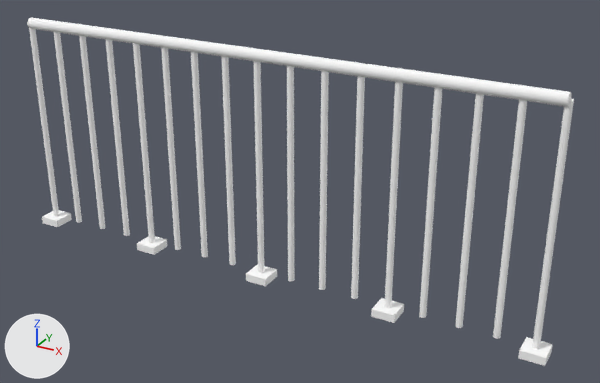
The glTF model godot/models/roof_guardrail.glb as it was, and as the next commit left it.
Both versions are drawn from a 50 mm camera at (1.69, -2.72, 1.82) aimed at (0.16, 0.05, 0.43). Lighting does not change. The marker at lower left points along +X, +Y and +Z. The picture after the commit comes second. Where no turn or scale is listed for an object, it has been applied to the vertices. Vertices at exactly the same position are counted once.

The first picture shows 'single_top_handrail', 'slim_upright.001', 'slim_upright.005', 'slim_upright.006', 'slim_upright.007', 'slim_upright.008', 'slim_upright.009', 'slim_upright.010', 'slim_upright.011', 'slim_upright.012', 'slim_upright.013', 'slim_upright.014', 'slim_upright.015', 'slim_upright.016' and 9 more.
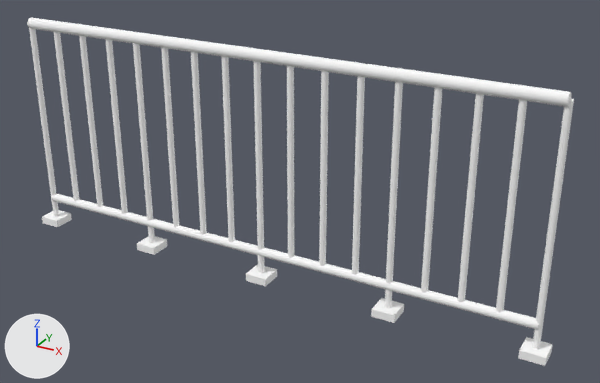
Where the newer file only moved an object's origin or applied its transform, the numbers keep the older frame.

Location of each change, (x1, y1, x2, y2) in pixels of the pictures (600 x 383 px):
'infill_lower_rail', added: after (51, 193, 539, 330)
'slim_upright.015', moved, rescaled (9% narrower, 11% shorter): before (493, 100, 527, 339); after (496, 100, 527, 313)
'slim_upright.014', moved, rescaled (10% narrower, 11% shorter): before (455, 94, 484, 328); after (458, 94, 484, 302)
'slim_upright.013', moved, rescaled (8% narrower, 11% shorter): before (419, 88, 442, 318); after (421, 88, 442, 293)
'slim_upright.011', moved, rescaled (7% narrower, 11% shorter): before (351, 76, 365, 299); after (352, 76, 365, 275)
'slim_upright.010', moved, rescaled (11% shorter): before (319, 71, 329, 290); after (319, 71, 329, 266)
'slim_upright.009', moved, rescaled: before (287, 66, 295, 281); after (287, 66, 294, 258)
'slim_upright.007', moved, rescaled (6% narrower, 11% shorter): before (221, 56, 236, 265); after (221, 56, 235, 242)
'slim_upright.006', moved, rescaled (11% shorter): before (191, 52, 208, 257); after (191, 52, 207, 235)
'slim_upright.005', moved, rescaled (10% narrower, 11% shorter): before (161, 48, 181, 250); after (161, 48, 179, 228)
'slim_upright.001', moved, rescaled (10% narrower, 11% shorter): before (54, 32, 82, 223); after (54, 32, 79, 201)

What changed in the scene script:
```text
Change me_slim_upright_001:
    remove me_slim_upright_001.from_pydata(...)  # 64 vertices, 124 faces; spans x -0.014..0.014, y -0.014..0.014, z -0.482..0.482
    add me_slim_upright_001.from_pydata(...)  # 64 vertices, 124 faces; spans x -0.014..0.014, y -0.014..0.014, z -0.382..0.483
    me_slim_upright_001 part 1: the whole mesh is scaled about its middle by (1, 1, 0.896), then moved by (0.0, 0.0, 0.05)
Change me_slim_upright_005:
    remove me_slim_upright_005.from_pydata(...)  # 64 vertices, 124 faces; spans x -0.014..0.014, y -0.014..0.014, z -0.482..0.482
    add me_slim_upright_005.from_pydata(...)  # 64 vertices, 124 faces; spans x -0.014..0.014, y -0.014..0.014, z -0.382..0.483
    me_slim_upright_005 part 2: the whole mesh is scaled about its middle by (1, 1, 0.896), then moved by (0.0, 0.0, 0.05)
Change me_slim_upright_006:
    remove me_slim_upright_006.from_pydata(...)  # 64 vertices, 124 faces; spans x -0.014..0.014, y -0.014..0.014, z -0.482..0.482
    add me_slim_upright_006.from_pydata(...)  # 64 vertices, 124 faces; spans x -0.014..0.014, y -0.014..0.014, z -0.382..0.483
    me_slim_upright_006 part 3: the whole mesh is scaled about its middle by (1, 1, 0.896), then moved by (0.0, 0.0, 0.05)
Change me_slim_upright_007:
    remove me_slim_upright_007.from_pydata(...)  # 64 vertices, 124 faces; spans x -0.014..0.014, y -0.014..0.014, z -0.482..0.482
    add me_slim_upright_007.from_pydata(...)  # 64 vertices, 124 faces; spans x -0.014..0.014, y -0.014..0.014, z -0.382..0.483
    me_slim_upright_007 part 4: the whole mesh is scaled about its middle by (1, 1, 0.896), then moved by (0.0, 0.0, 0.05)
Change me_slim_upright_009:
    remove me_slim_upright_009.from_pydata(...)  # 64 vertices, 124 faces; spans x -0.014..0.014, y -0.014..0.014, z -0.482..0.482
    add me_slim_upright_009.from_pydata(...)  # 64 vertices, 124 faces; spans x -0.014..0.014, y -0.014..0.014, z -0.382..0.483
    me_slim_upright_009 part 5: the whole mesh is scaled about its middle by (1, 1, 0.896), then moved by (0.0, 0.0, 0.05)
Change me_slim_upright_010:
    remove me_slim_upright_010.from_pydata(...)  # 64 vertices, 124 faces; spans x -0.014..0.014, y -0.014..0.014, z -0.482..0.482
    add me_slim_upright_010.from_pydata(...)  # 64 vertices, 124 faces; spans x -0.014..0.014, y -0.014..0.014, z -0.382..0.483
    me_slim_upright_010 part 6: the whole mesh is scaled about its middle by (1, 1, 0.896), then moved by (0.0, 0.0, 0.05)
Change me_slim_upright_011:
    remove me_slim_upright_011.from_pydata(...)  # 64 vertices, 124 faces; spans x -0.014..0.014, y -0.014..0.014, z -0.482..0.482
    add me_slim_upright_011.from_pydata(...)  # 64 vertices, 124 faces; spans x -0.014..0.014, y -0.014..0.014, z -0.382..0.483
    me_slim_upright_011 part 7: the whole mesh is scaled about its middle by (1, 1, 0.896), then moved by (0.0, 0.0, 0.05)
Change me_slim_upright_013:
    remove me_slim_upright_013.from_pydata(...)  # 64 vertices, 124 faces; spans x -0.014..0.014, y -0.014..0.014, z -0.482..0.482
    add me_slim_upright_013.from_pydata(...)  # 64 vertices, 124 faces; spans x -0.014..0.014, y -0.014..0.014, z -0.382..0.483
    me_slim_upright_013 part 8: the whole mesh is scaled about its middle by (1, 1, 0.896), then moved by (0.0, 0.0, 0.05)
Change me_slim_upright_014:
    remove me_slim_upright_014.from_pydata(...)  # 64 vertices, 124 faces; spans x -0.014..0.014, y -0.014..0.014, z -0.482..0.482
    add me_slim_upright_014.from_pydata(...)  # 64 vertices, 124 faces; spans x -0.014..0.014, y -0.014..0.014, z -0.382..0.483
    me_slim_upright_014 part 9: the whole mesh is scaled about its middle by (1, 1, 0.896), then moved by (0.0, 0.0, 0.05)
Change me_slim_upright_015:
    remove me_slim_upright_015.from_pydata(...)  # 64 vertices, 124 faces; spans x -0.014..0.014, y -0.014..0.014, z -0.482..0.482
    add me_slim_upright_015.from_pydata(...)  # 64 vertices, 124 faces; spans x -0.014..0.014, y -0.014..0.014, z -0.382..0.483
    me_slim_upright_015 part 10: the whole mesh is scaled about its middle by (1, 1, 0.896), then moved by (0.0, 0.0, 0.05)
Add ob_infill_lower_rail:
    ob_infill_lower_rail = bpy.data.objects.new('infill_lower_rail', me_infill_lower_rail)  # 64 vertices, 124 faces; spans x -1.2..1.2, y -0.02..0.02, z -0.02..0.02; in mat_metal_dark (white #ffffff)
    ob_infill_lower_rail.location = (0.0, 0.0, 0.135)
```
